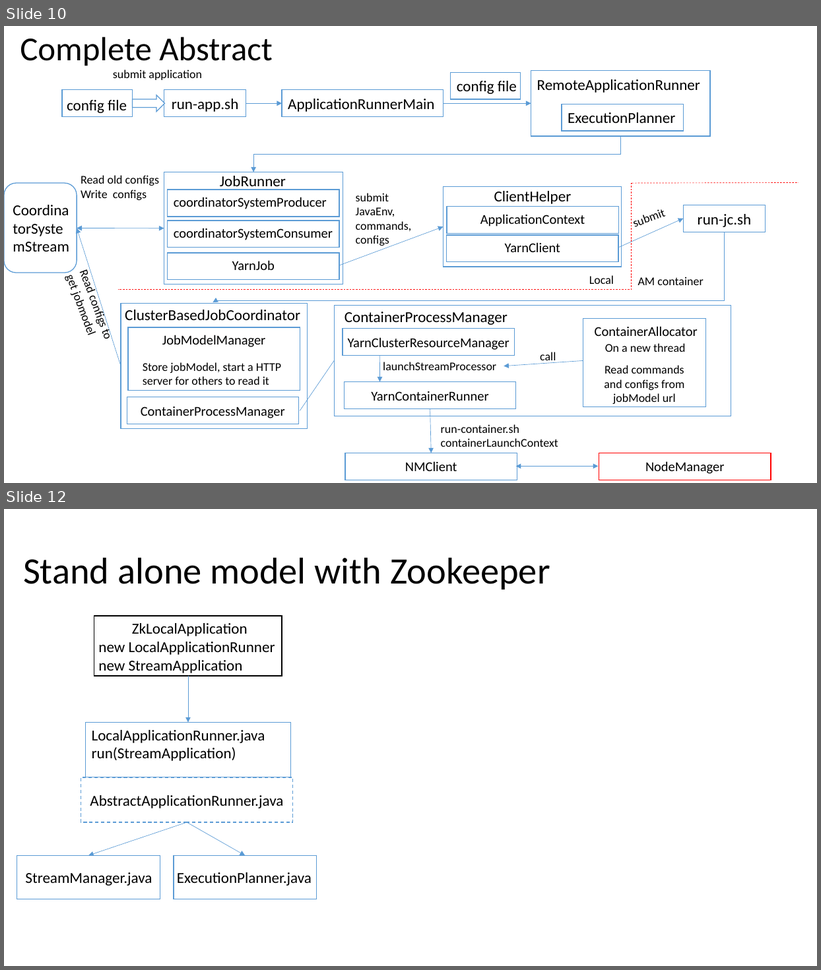
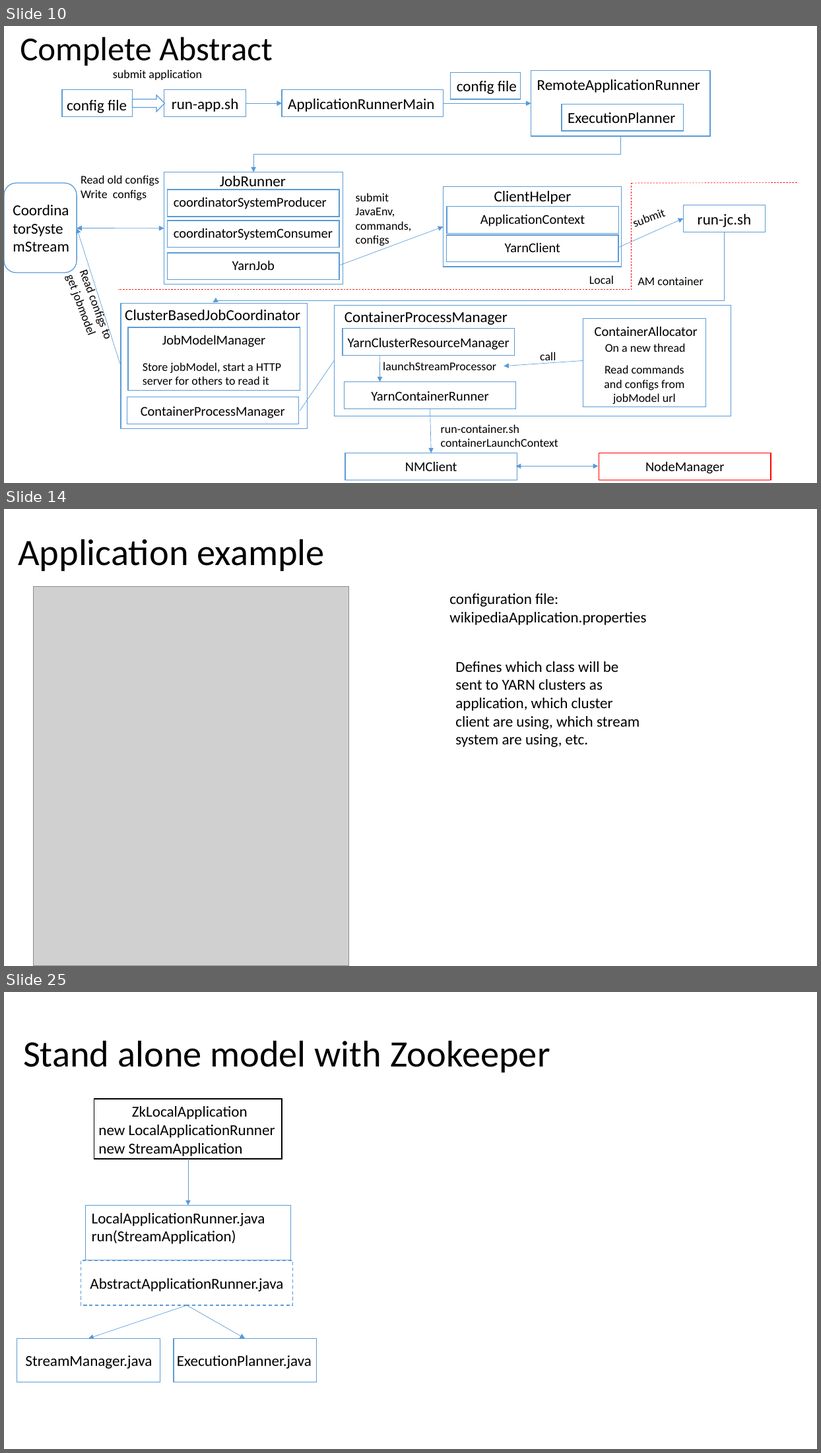
Before and after one commit to Swrrt/Samza-Documents, a slide deck: Documentation/SamzaStructure.pptx. Shown one above the other, each under a label of ours: slides 10 and 12 before the commit, slides 10, 14 and 25 after it; the slides between them are not shown. The pictures are 821x970 and 821x1453 pixels, drawn with LibreOffice and Linux fonts; fonts in the diff are those of the drawing; grey boxes stand for pictures. Boxes give left, top, right and bottom in pixels: in the first picture for what was removed or moved away, otherwise in the second. Text is boxed around its words. In the diff, an @@ line names an element or a change of style, - is before the commit and + after.

```diff
--- a/Documentation/SamzaStructure.pptx
+++ b/Documentation/SamzaStructure.pptx
@@ slide 14 added at box(4, 509, 817, 966), background #FFFFFF @@
@@ title added at box(18, 539, 324, 571), 44 pt, text #000000 @@
+Application example
@@ picture added at box(33, 586, 349, 966) @@
@@ text added at box(450, 593, 646, 625), 18 pt, text #000000 @@
+configuration file: wikipediaApplication.properties
@@ text added at box(455, 661, 640, 747), 18 pt, text #000000 @@
+Defines which class will be sent to YARN clusters as application, which cluster client are using, which stream system are using, etc.
@@ what was slide 12 is now slide 25 @@
```
Also in this commit, not shown: 1 slide changed, 12 other slides added.
